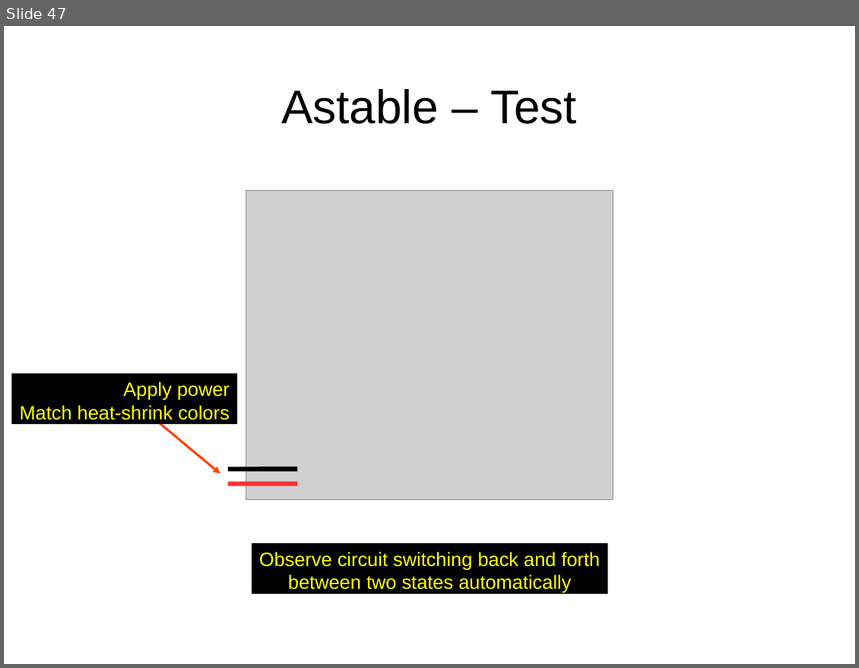
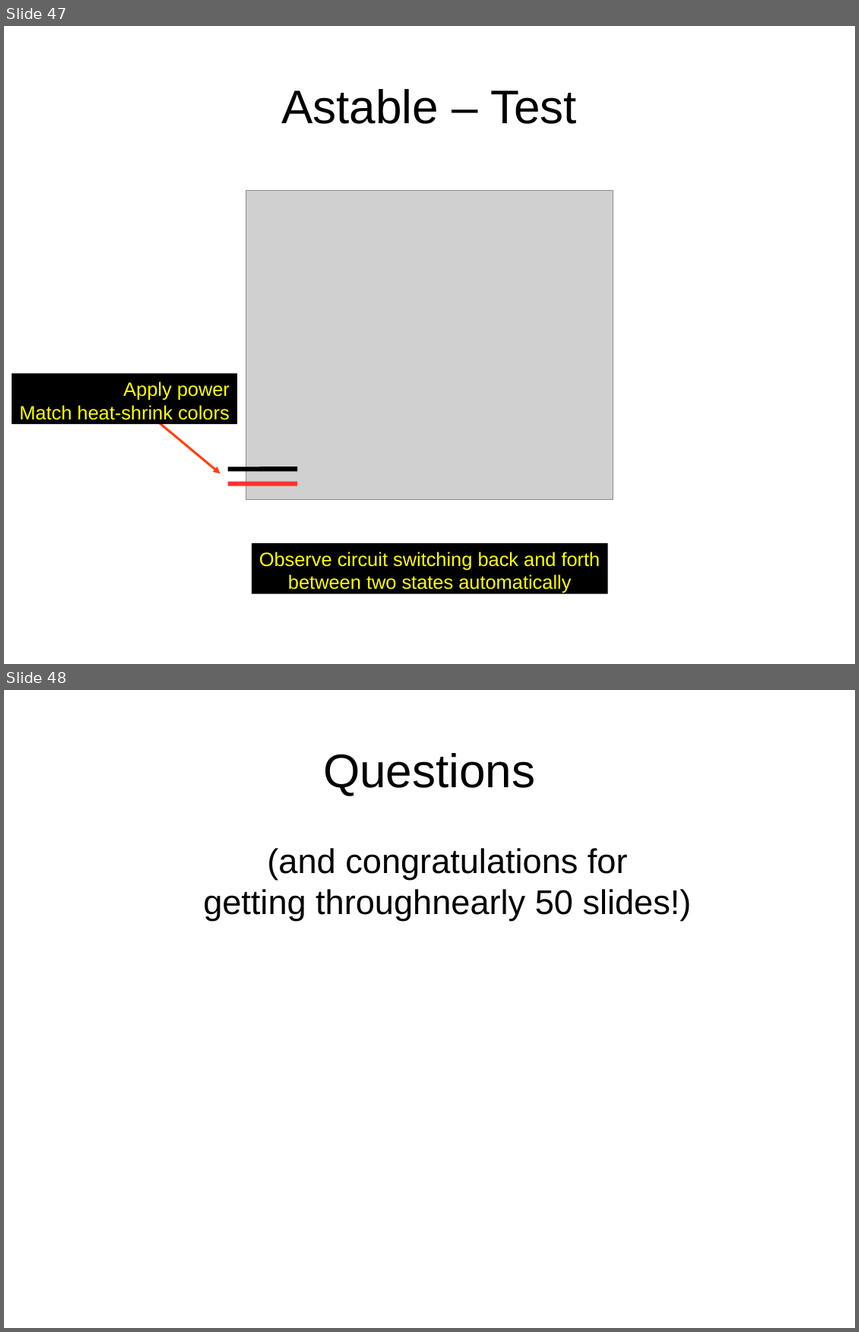
Before and after one commit to swarren/presentations, a slide deck: lcs-multivibrators/lcs-multivibrators.odp. Shown one above the other, each under a label of ours: slide 47 before the commit, slides 47 and 48 after it. The pictures are 859x668 and 859x1332 pixels, drawn with LibreOffice and Linux fonts; fonts in the diff are those of the drawing; grey boxes stand for pictures; background and template pictures are left out. Boxes give left, top, right and bottom in pixels: in the first picture for what was removed or moved away, otherwise in the second. Text is boxed around its words. In the diff, an @@ line names an element or a change of style, - is before the commit and + after.

```diff
--- a/lcs-multivibrators/lcs-multivibrators.odp
+++ b/lcs-multivibrators/lcs-multivibrators.odp
@@ slide 48 added at <box>4,690,855,1328</box>, background #FFFFFF @@
@@ title added at <box>323,753,535,796</box>, 44 pt, text #000000 @@
+Questions
@@ text added at <box>203,848,692,921</box>, 32 pt, text #000000 @@
+(and congratulations for
+getting throughnearly 50 slides!)
```
Also in this commit, not shown: 3 slides changed, 1 other slide added, 2 slides removed.
